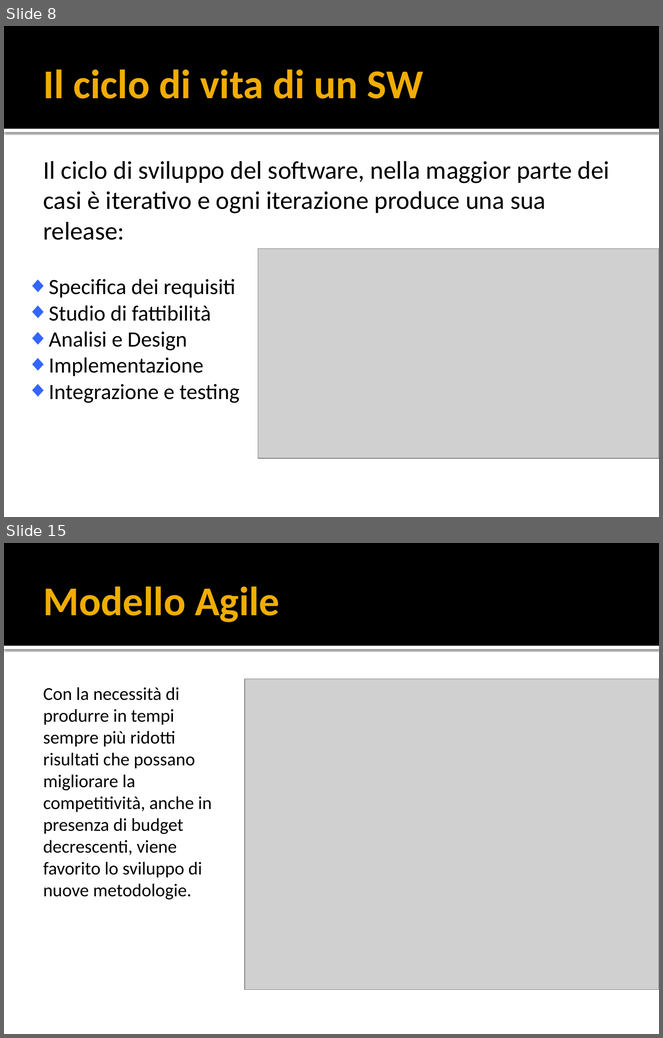
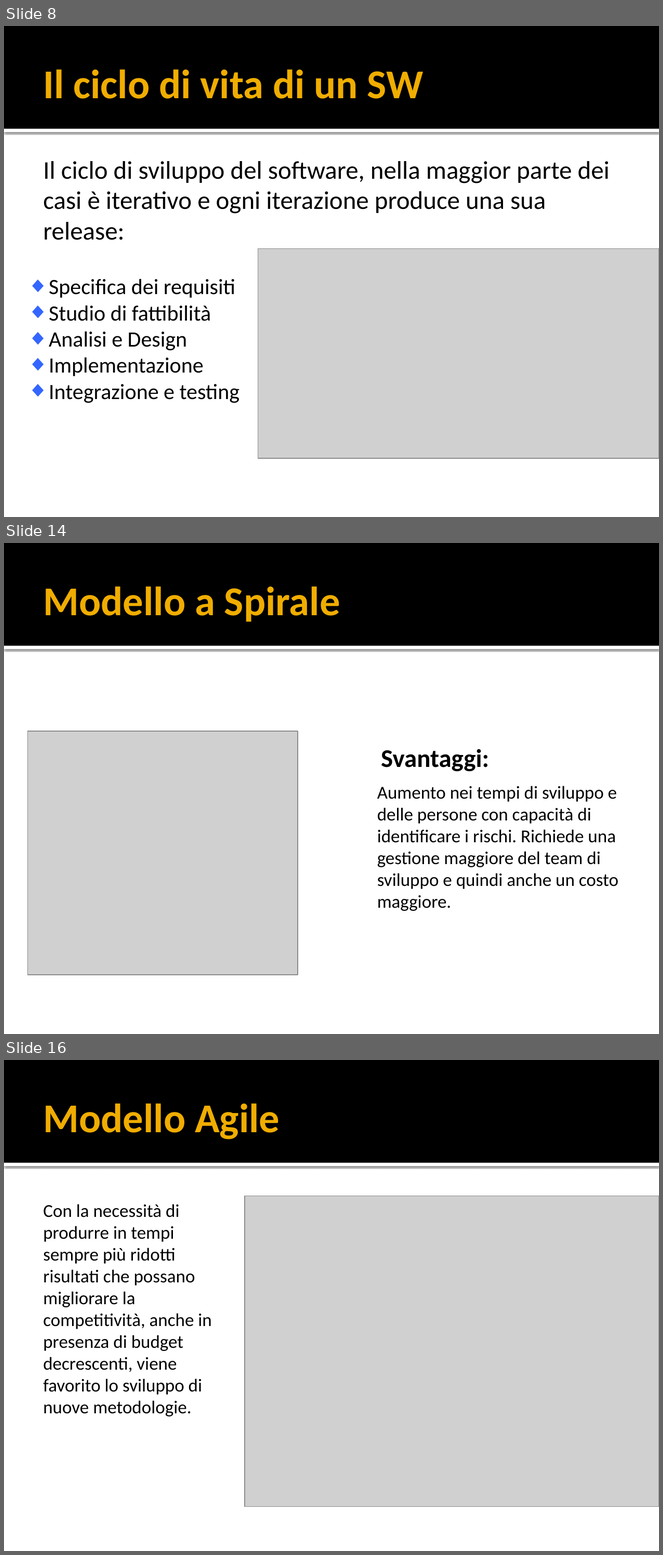
Before and after one commit to yan0z/ISW, a slide deck: Quesito 6 Team/Presentation1.pptx. Shown one above the other, each under a label of ours: slides 8 and 15 before the commit, slides 8, 14 and 16 after it; the slides between them are not shown. The pictures are 663x1038 and 663x1555 pixels, drawn with LibreOffice and Linux fonts; fonts in the diff are those of the drawing; grey boxes stand for pictures. Boxes give left, top, right and bottom in pixels: in the first picture for what was removed or moved away, otherwise in the second. Text is boxed around its words. In the diff, an @@ line names an element or a change of style, - is before the commit and + after.

```diff
--- a/Quesito 6 Team/Presentation1.pptx
+++ b/Quesito 6 Team/Presentation1.pptx
@@ slide 14 added at bbox=[4, 543, 659, 1034], background #FFFFFF; not listed: 2 template elements that a slide beside it also shows @@
@@ title added at bbox=[44, 586, 340, 622], 45 pt, text #F0AD00, bold @@
+Modello a Spirale
@@ picture added at bbox=[27, 731, 297, 975] @@
@@ text added at bbox=[381, 749, 489, 772], 28 pt, text #000000, bold @@
+Svantaggi:
@@ text added at bbox=[377, 786, 619, 911], 20 pt, text #000000 @@
+Aumento nei tempi di sviluppo e delle persone con capacità di identificare i rischi. Richiede una gestione maggiore del team di sviluppo e quindi anche un costo maggiore.
@@ what was slide 15 is now slide 16 @@
```
Also in this commit, not shown: 7 slides changed, 6 other slides added, 10 slides removed.
